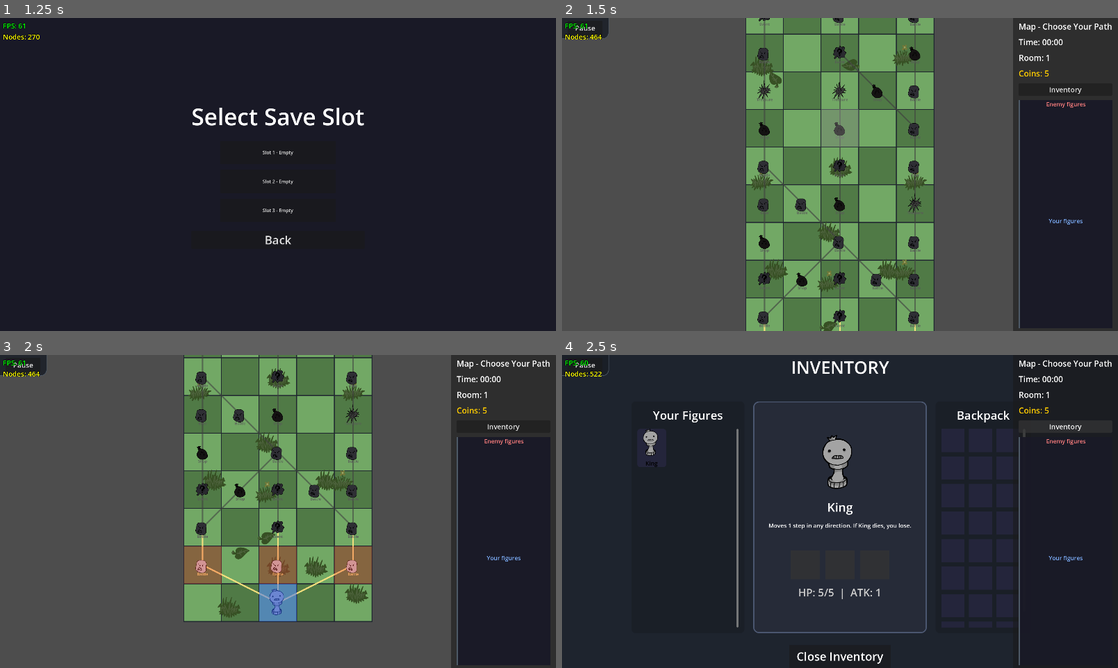
Above: before the commit, frames 1-4 (two rows, left to right).
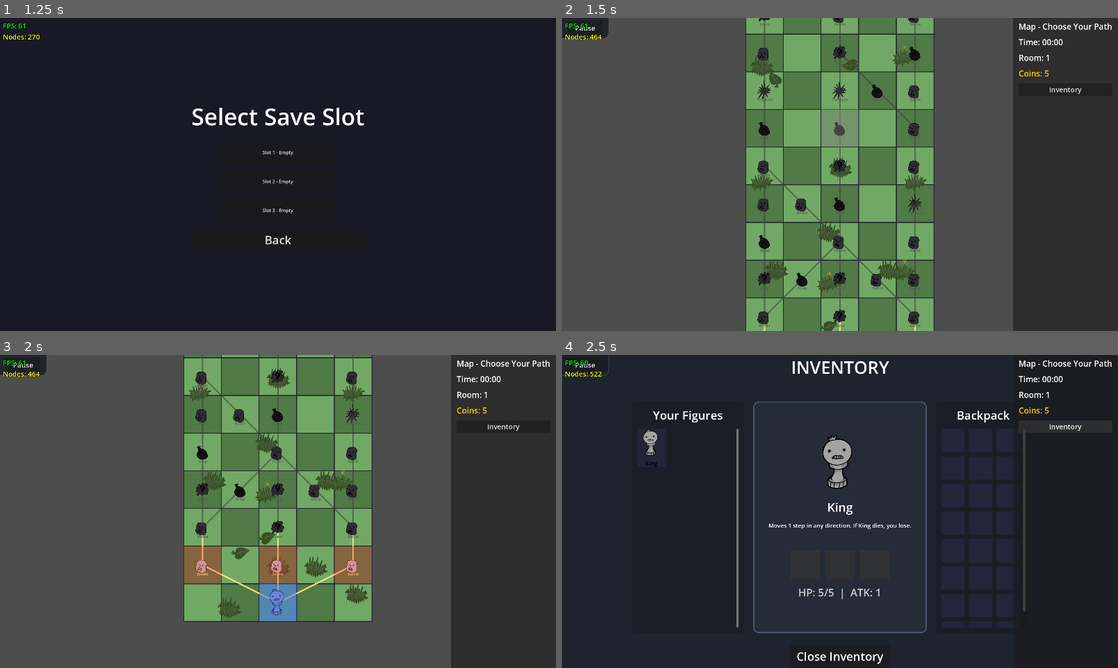
Above: after the commit, the same moments.

Repository: VAXVORTEX/Chessodd
Game: Godot game, scene res://Main.tscn
The game is run twice, just before and just after one commit, with the same random seed, the same clock (stepped at 60 frames per second) and the same inputs.
Inputs:
- Up to frame 1 (1.25 s): click "Play" at 0.5 s
- Up to frame 2 (1.5 s): click "Slot 1 - Empty" at 1.25 s
- Up to frame 3 (2 s): no input
- Up to frame 4 (2.5 s): click "Inventory" at 2 s

Frame 1 is identical in both runs. In frame 2, 0.3% of the frame differs, in the area x 82-95%, y 26-100%; in frame 3, 0.3%; in frame 4, 0.6%.

Commit message:
fix: hide graveyard UI outside of combat, allow drag and drop from backpack during combat

Diff:
--- a/Main.gd
+++ b/Main.gd
@@ -677,7 +677,7 @@
 	if enemy_graveyard_container:
 		populate_gy_container(enemy_graveyard_container, enemy_graveyard)
 	if graveyard_panel:
-		graveyard_panel.show()
+		graveyard_panel.visible = (state != GameState.MAP and state != GameState.MAIN_MENU)
 
 func update_ui():
 	coins_label.text = "Coins: %d" % coins
@@ -2385,6 +2385,7 @@
 
 func start_map_mode():
 	state = GameState.MAP
+	if graveyard_panel: graveyard_panel.hide()
 	graveyard.clear()
 	enemy_graveyard.clear()
 	for lbl in get_tree().get_nodes_in_group("grid_labels"): lbl.hide()
--- a/scripts/DragSlot.gd
+++ b/scripts/DragSlot.gd
@@ -76,7 +76,7 @@
 
 func _can_drop_data(at_position, data):
 	var main = get_tree().get_first_node_in_group("main")
-	if main and main.state != main.GameState.SHOP and main.state != main.GameState.MAP: return false
+	if main and main.state != main.GameState.SHOP and main.state != main.GameState.MAP and not main.inv_panel.visible: return false
 	return data is DragSlot and data != self
 
 func _drop_data(_at_position, data):
